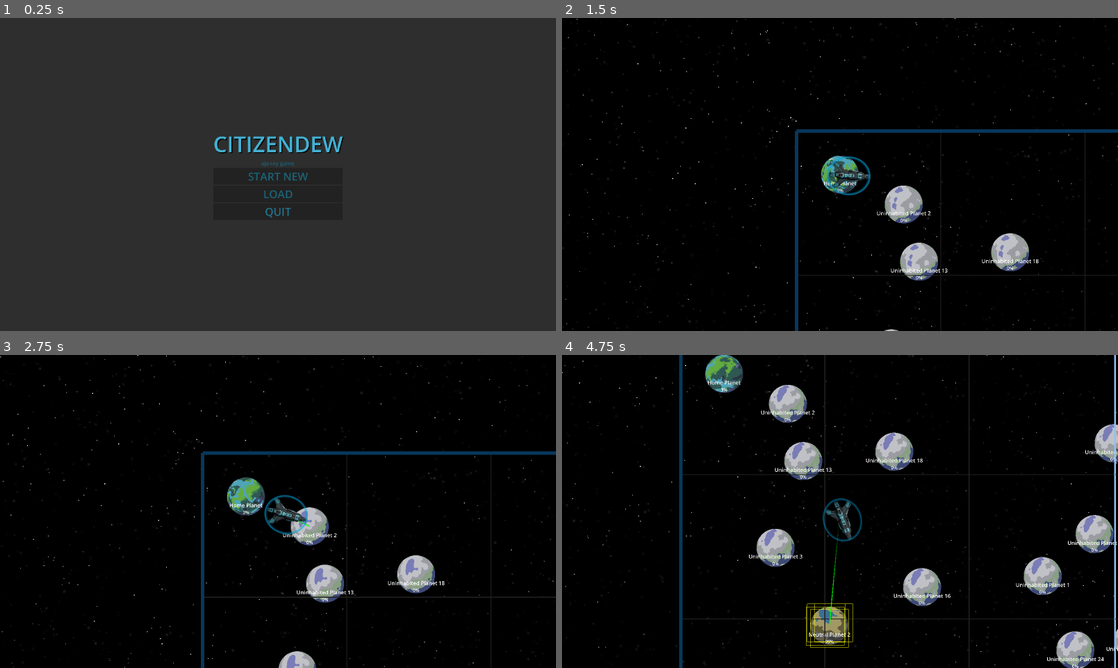
Above: before the commit, frames 1-4 (two rows, left to right).
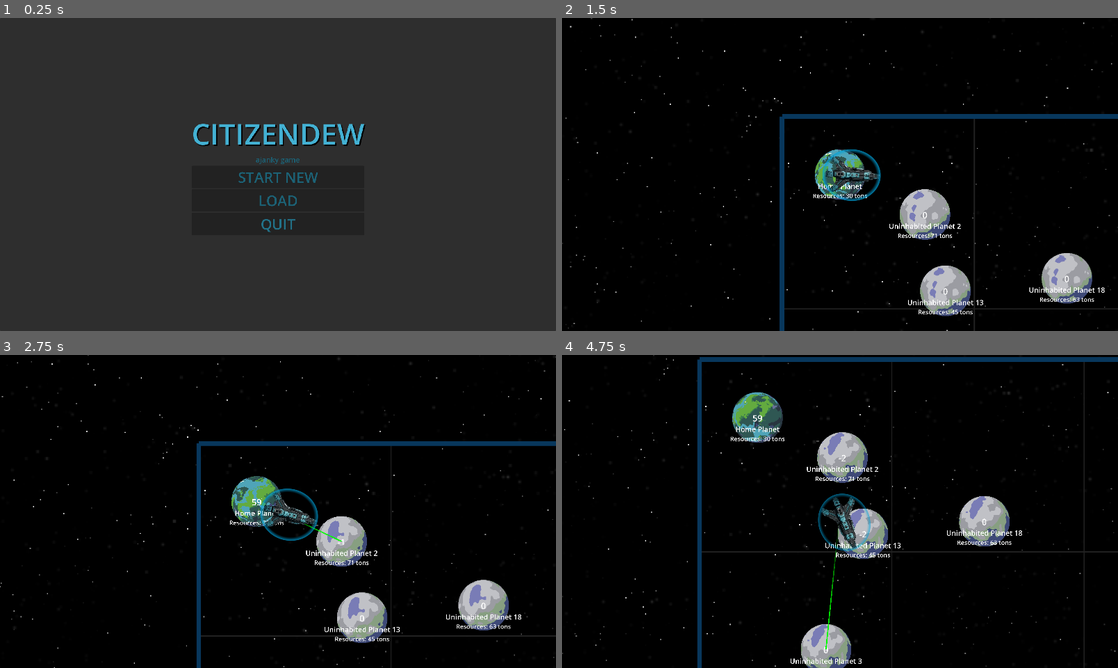
Above: after the commit, the same moments.

Repository: danielfriskey/CitizenDew-Godot4.2
Game: Godot game, scene res://menus/start_menu.tscn
Two runs of this game, one before a commit and one after it. Both use one fixed random seed, a clock stepped at 60 frames per second and the inputs below.
Inputs (mouse positions are in pixels of both pictures, inside the frame that each line leads up to):
- Up to frame 1 (0.25 s): no input
- Up to frame 2 (1.5 s): click "START NEW" at 0.5 s; move the mouse to (840, 174) at 1.27 s; click (840, 174) at 1.35 s
- Up to frame 3 (2.75 s): right-click (278, 511) at 1.55 s; move the mouse to (339, 542) at 2.02 s; right-click (339, 542) at 2.1 s; click (339, 542) at 2.3 s
- Up to frame 4 (4.75 s): move the mouse to (884, 583) at 2.77 s; click (884, 583) at 2.85 s; right-click (884, 583) at 3.05 s; move the mouse to (1090, 646) at 3.52 s; right-click (1090, 646) at 3.6 s; click (1090, 646) at 3.8 s; move the mouse to (834, 661) at 4.27 s; click (834, 661) at 4.35 s; right-click (834, 661) at 4.55 s

The runs differ from the first frame. In frame 1, 2.1% of the frame differs, in the area x 34-66%, y 33-69%; in frame 2, 10%; in frame 3, 11%; in frame 4, 17%, in the area x 0-100%, y 0-100%.

Commit message:
Update
Projectiles!
Small refactors
Improvements
Bug Fixes

Diff:
--- a/project.godot
+++ b/project.godot
@@ -27,8 +27,8 @@
 
 [display]
 
-window/size/viewport_width=2560
-window/size/viewport_height=1440
+window/size/viewport_width=1920
+window/size/viewport_height=1080
 window/stretch/mode="viewport"
 
 [input]
@@ -38,6 +38,11 @@
 "events": [Object(InputEventMouseButton,"resource_local_to_scene":false,"resource_name":"","device":-1,"window_id":0,"a …(253 unchanged characters)…
 ]
 }
+right_click={
+"deadzone": 0.5,
+"events": [Object(InputEventMouseButton,"resource_local_to_scene":false,"resource_name":"","device":-1,"window_id":0,"alt_pressed":false,"shift_pressed":false,"ctrl_pressed":false,"meta_pressed":false,"button_mask":0,"position":Vector2(0, 0),"global_position":Vector2(0, 0),"factor":1.0,"button_index":2,"canceled":false,"pressed":false,"double_click":false,"script":null)
+]
+}
 
 [rendering]
 
--- a/scenes/planet.tscn
+++ b/scenes/planet.tscn
@@ -3181,7 +3181,7 @@
 [sub_resource type="CircleShape2D" id="CircleShape2D_avy5j"]
 radius = 252.0
 
-[node name="planet" type="Node2D" groups=["home_planet", "planets"]]
+[node name="planet" type="Node2D"]
 scale = Vector2(0.25, 0.25)
 script = ExtResource("1_3uxe4")
 
@@ -3220,6 +3220,15 @@
 size_flags_horizontal = 6
 size_flags_vertical = 8
 
+[node name="AlignmentLabel" type="Label" parent="AnimatedSprite2D/Control/HBoxContainer/VBoxContainer"]
+layout_mode = 2
+size_flags_horizontal = 4
+theme_override_colors/font_color = Color(1, 1, 1, 1)
+theme_override_colors/font_outline_color = Color(0, 0, 0, 1)
+theme_override_font_sizes/font_size = 85
+horizontal_alignment = 1
+vertical_alignment = 1
+
 [node name="PlanetNameLabel" type="Label" parent="AnimatedSprite2D/Control/HBoxContainer/VBoxContainer"]
 layout_mode = 2
 size_flags_vertical = 8
@@ -3228,19 +3237,27 @@
 vertical_alignment = 1
 
 [node name="ShieldStrengthLabel" type="Label" parent="AnimatedSprite2D/Control/HBoxContainer/VBoxContainer"]
+visible = false
 layout_mode = 2
 size_flags_vertical = 8
 theme_override_font_sizes/font_size = 60
 horizontal_alignment = 1
 vertical_alignment = 1
 
+[node name="ResourcesLabel" type="Label" parent="AnimatedSprite2D/Control/HBoxContainer/VBoxContainer"]
+layout_mode = 2
+size_flags_vertical = 8
+theme_override_font_sizes/font_size = 60
+horizontal_alignment = 1
+vertical_alignment = 1
+
 [node name="Shields" type="Node2D" parent="AnimatedSprite2D"]
 
-[node name="Area2D" type="Area2D" parent="." groups=["home_planet", "planets"]]
-collision_layer = 2
-
-[node name="CollisionShape2D" type="CollisionShape2D" parent="Area2D"]
+[node name="PlanetBoundary" type="Area2D" parent="."]
+collision_mask = 7
+
+[node name="CollisionShape2D" type="CollisionShape2D" parent="PlanetBoundary"]
 shape = SubResource("CircleShape2D_avy5j")
 
-[connection signal="body_entered" from="Area2D" to="." method="_on_area_2d_body_entered"]
-[connection signal="input_event" from="Area2D" to="." method="_on_area_2d_input_event"]
+[connection signal="area_entered" from="PlanetBoundary" to="." method="_on_planet_boundary_area_entered"]
+[connection signal="input_event" from="PlanetBoundary" to="." method="_on_planet_boundary_input_event"]
--- a/scenes/player_ship.tscn
+++ b/scenes/player_ship.tscn
@@ -41,21 +41,26 @@
 scale = Vector2(0.05, 0.05)
 sprite_frames = SubResource("SpriteFrames_qn721")
 animation = &"idle"
-offset = Vector2(15, -10)
+offset = Vector2(15, -25)
+
+[node name="ShootingPoint" type="Marker2D" parent="AnimatedSprite2D"]
+unique_name_in_owner = true
+position = Vector2(440, -20)
 
 [node name="Area2D" type="Area2D" parent="AnimatedSprite2D"]
-position = Vector2(-100, -10)
+position = Vector2(-100, -20)
 scale = Vector2(1e-05, 1e-05)
 
 [node name="CollisionShape2D" type="CollisionShape2D" parent="AnimatedSprite2D/Area2D"]
 y_sort_enabled = true
-position = Vector2(12, -5)
+position = Vector2(-1.35144, 0)
 rotation = 1.5708
 shape = SubResource("CapsuleShape2D_nloyi")
 
 [node name="Shield" type="Sprite2D" parent="AnimatedSprite2D"]
 z_index = 2
 material = SubResource("ShaderMaterial_nifrq")
+position = Vector2(0, -20)
 scale = Vector2(1.5, 2)
 texture = ExtResource("3_y75s2")
 
--- /dev/null
+++ b/scenes/projectiles/bullet.tscn
@@ -0,0 +1,23 @@
+[gd_scene load_steps=4 format=3 uid="uid://4sh0muw5vtyy"]
+
+[ext_resource type="Script" path="res://scripts/projectiles/bullet.gd" id="1_3h27r"]
+[ext_resource type="Texture2D" uid="uid://dgs8e867n2l4b" path="res://art/projectiles/projectile.png" id="2_63obo"]
+
+[sub_resource type="CircleShape2D" id="CircleShape2D_3m6ir"]
+radius = 16.0312
+
+[node name="Bullet" type="Area2D" groups=["projectiles"]]
+top_level = true
+scale = Vector2(0.1, 0.1)
+collision_layer = 2
+collision_mask = 4
+script = ExtResource("1_3h27r")
+
+[node name="Projectile" type="Sprite2D" parent="."]
+position = Vector2(-11, -1)
+texture = ExtResource("2_63obo")
+
+[node name="CollisionShape2D" type="CollisionShape2D" parent="."]
+shape = SubResource("CircleShape2D_3m6ir")
+
+[connection signal="body_entered" from="." to="." method="_on_body_entered"]
--- a/scenes/space.tscn
+++ b/scenes/space.tscn
@@ -15,6 +15,7 @@
 position = Vector2(50, 50)
 
 [node name="SquareBorders" type="Node2D" parent="."]
+z_index = -1
 script = ExtResource("3_e76b3")
 
 [node name="ParallaxBackground" parent="." instance=ExtResource("6_l56sx")]
--- a/scripts/global.gd
+++ b/scripts/global.gd
@@ -15,7 +15,7 @@
 const SUB_GRID_COLOR = Color(34 / 255.0, 34 / 255.0, 34 / 255.0)  # Dark grey color
 
 # Player configuration
-const PLAYER_SPEED = 100
+const PLAYER_SPEED = 50
 
 # PLANET COUNT
 const NEUTRAL_PLANET_COUNT = 15
--- a/scripts/planet.gd
+++ b/scripts/planet.gd
@@ -1,44 +1,55 @@
 extends Node2D
 
-@onready var area: Area2D = $Area2D
+@onready var PlanetBoundary: Area2D = $PlanetBoundary
 @onready var sprite: AnimatedSprite2D = $AnimatedSprite2D
-@onready var collision_shape: CollisionShape2D = $Area2D/CollisionShape2D
+@onready var collision_shape: CollisionShape2D = $PlanetBoundary/CollisionShape2D
 @onready var shield_drawer: Node2D = $AnimatedSprite2D/Shields
+
+@onready var alignment_label: Label = $AnimatedSprite2D/Control/HBoxContainer/VBoxContainer/AlignmentLabel
+@onready var planetname_label: Label = $AnimatedSprite2D/Control/HBoxContainer/VBoxContainer/PlanetNameLabel
+@onready var shieldstrength_label: Label = $AnimatedSprite2D/Control/HBoxContainer/VBoxContainer/ShieldStrengthLabel
+@onready var resources_label: Label = $AnimatedSprite2D/Control/HBoxContainer/VBoxContainer/ResourcesLabel
 
 @onready var status: String = get_meta("status")
 @onready var planet_name: String = get_meta("name")
 @onready var shield_strength: int = get_meta("shield_strength")
 @onready var shield_color = null
 @onready var number_of_shields = int(shield_strength / 20)
+@onready var resources: int = get_meta("resources")
+@onready var alignment: int = get_meta("alignment")
 
 func _ready():
 	sprite.play()
 	sprite.scale = Vector2(Global.PLANET_SCALE_FACTOR, Global.PLANET_SCALE_FACTOR)
-
 	queue_redraw()
+	update_labels()
 	randomize()
-
+	PlanetBoundary.area_entered.connect(_on_planet_boundary_area_entered)
+	PlanetBoundary.input_event.connect(_on_planet_boundary_input_event)
 	var shape = collision_shape.shape
 	if shape is CircleShape2D:
 		shape.radius = Global.PLANET_SPRITE_SIZE * Global.PLANET_SCALE_FACTOR / 2
 	elif shape is RectangleShape2D:
-		shape.extents = Vector2(Global.PLANET_SPRITE_SIZE * Global.PLANET_SCALE_FACTOR / 2, Global.PLANET_SPRITE_SIZE * Global.PLANET_SCALE_FACTOR / 2)
+		shape.extents = Vector2(Global.PLANET_SPRITE_SIZE * Global.PLANET_SCALE_FACTOR / 2, Global.PLANET_SCALE_FACTOR / 2)
 
-	area.body_entered.connect(_on_area_2d_body_entered)
-	area.input_event.connect(_on_area_2d_input_event)
+func _on_planet_boundary_area_entered(area):
+	if area.is_in_group("projectiles"):
+		area.queue_free()
+		print(planet_name + " took damage!")
+		alignment -= 1
+		update_labels()
 
-	shield_drawer.z_index = 10  # Ensure shield_drawer is drawn on top
-
-func _on_area_2d_body_entered(body):
-	if body.is_in_group("player"):
-		# Handle collision with player
-		pass
-
-func _on_area_2d_input_event(_viewport, event, _shape_idx):
+func _on_planet_boundary_input_event(_viewport, event, _shape_idx):
 	if event is InputEventMouseButton and event.pressed and Input.is_action_just_pressed('left_click'):
 		var player = get_tree().get_root().get_node("Game/Space/PlayerShip")
 		if player:
 			player.move_to_planet(self.global_position, self)
+
+func update_labels():
+	alignment_label.text = str(alignment)
+	planetname_label.text = planet_name
+	shieldstrength_label.text = str(shield_strength) + '%'
+	resources_label.text = 'Resources: ' + str(resources) + ' tons'
 
 func _draw():
 	if status == "friendly":
@@ -64,8 +75,9 @@
 				rect_size = extents * 2
 
 			# Generate a random offset
-			var offset = Vector2(randf_range(-20, 20), randf_range(-20, 20))
-			rect_position += offset
+			if i > 0:
+				var offset = Vector2(randf_range(-20, 20), randf_range(-20, 20))
+				rect_position += offset
 
 			var rect = Rect2(rect_position, rect_size)
 			# Draw the rectangle with the offset
--- a/scripts/player_ship.gd
+++ b/scripts/player_ship.gd
@@ -12,6 +12,7 @@
 var show_line = false
 
 @onready var animated_sprite = $AnimatedSprite2D
+@onready var shooting_point = %ShootingPoint # Reference to ShootingPoint
 
 func _ready():
 	animated_sprite.play("idle")
@@ -33,6 +34,15 @@
 		# Check the length of the line and hide it if the target is reached
 		if position.distance_to(target_position) < arrival_threshold:
 			show_line = false
+
+func shoot():
+	const BULLET = preload("res://scenes/projectiles/bullet.tscn")
+	var new_bullet = BULLET.instantiate()
+	var mouse_position = get_global_mouse_position() # Get mouse position
+	var direction = (mouse_position - shooting_point.global_position).normalized() # Calculate direction
+	new_bullet.global_position = shooting_point.global_position # Set the position of the bullet
+	new_bullet.direction = direction # Set the direction of the bullet
+	get_tree().root.add_child(new_bullet) # Add the bullet to the scene
 
 func _draw():
 	if show_line:
@@ -97,22 +107,25 @@
 		linear_velocity = move_direction * Global.PLAYER_SPEED
 
 func _input(event: InputEvent):
-	if event is InputEventMouseButton and event.pressed and Input.is_action_just_pressed('left_click'):
-		click_position = get_global_mouse_position()
-		var space_state = get_world_2d().direct_space_state
-		var query = PhysicsPointQueryParameters2D.new()
-		query.position = click_position
-		var result = space_state.intersect_point(query)
+	if event is InputEventMouseButton and event.pressed:
+		if Input.is_action_just_pressed('right_click'):
+			shoot()
+		elif Input.is_action_just_pressed('left_click'):
+			click_position = get_global_mouse_position()
+			var space_state = get_world_2d().direct_space_state
+			var query = PhysicsPointQueryParameters2D.new()
+			query.position = click_position
+			var result = space_state.intersect_point(query)
 
-		var clicked_planet = false
-		for collision in result:
-			if collision.collider.is_in_group("planets"):
-				clicked_planet = true
-				move_to_planet(collision.collider.position, collision.collider)
-				break
+			var clicked_planet = false
+			for collision in result:
+				if collision.collider.is_in_group("planets"):
+					clicked_planet = true
+					move_to_planet(collision.collider.position, collision.collider)
+					break
 
-		if not clicked_planet:
-			move_to_position(click_position)
+			if not clicked_planet:
+				move_to_position(click_position)
 
 func _on_body_entered(body: Node):
 	if is_targeted_movement and body == target_planet:
@@ -121,31 +134,16 @@
 
 func print_planet_info(planet: Node2D):
 	if planet:
-		var planet_id = "Unknown"
-		var planet_type = "Unknown"
-		var planet_name = "Unknown"
-		var shield_strength = "Unknown"
-		var population = "Unknown"
-		var resources = "Unknown"
+		#var planet_id = str(planet.get_meta("id"))
+		#var planet_type = planet.get_meta("type")
+		var planet_name = planet.get_meta("name")
+		#var shield_strength = str(planet.get_meta("shield_strength"))
+		var population = str(planet.get_meta("population"))
+		var resources = str(planet.get_meta("resources"))
+		var alignment = str(planet.get_meta("alignment"))
 
-		if planet.has_meta("id"):
-			planet_id = str(planet.get_meta("id"))
-		if planet.has_meta("type"):
-			planet_type = planet.get_meta("type")
-		if planet.has_meta("name"):
-			planet_name = planet.get_meta("name")
-		if planet.has_meta("shield_strength"):
-			shield_strength = str(planet.get_meta("shield_strength"))
-		if planet.has_meta("population"):
-			population = str(planet.get_meta("population"))
-		if planet.has_meta("resources"):
-			resources = str(planet.get_meta("resources"))
-
-		print("Arrived at Planet:")
-		#print("  ID: ", planet_id)
-		#print("  Name: ", planet_name)
-		#print("  Type: ", planet_type)
-		#print("  Shield Strength: ", shield_strength)
+		print('')
+		print("Arrived at " + str(planet_name) + ":")
 		print("  Population: ", population)
 		print("  Resources: ", resources)
-		print('')
+		print("  Alignment: ", alignment)
--- /dev/null
+++ b/scripts/projectiles/bullet.gd
@@ -0,0 +1,23 @@
+extends Area2D
+
+var travelled_distance = 0
+var direction = Vector2()
+
+func _ready():
+	# Set the rotation of the bullet to face the direction it's traveling
+	rotation = direction.angle()
+	body_entered.connect(_on_body_entered)
+
+func _physics_process(delta):
+	const SPEED = 100
+	const RANGE = 150
+	position += direction * SPEED * delta
+	travelled_distance += SPEED * delta
+
+	if travelled_distance > RANGE:
+		queue_free()
+
+func _on_body_entered(body):
+	print("Bullet hit something")
+	print(body.name)
+	queue_free()
--- a/scripts/save_data.gd
+++ b/scripts/save_data.gd
@@ -24,7 +24,8 @@
 				"y": planet["position"].y,
 				"shield_strength": planet.get("shield_strength", 0),
 				"population": planet.get("population", 0),
-				"resources": planet.get("resources", 0)
+				"resources": planet.get("resources", 0),
+				"alignment": planet.get("alignment", 0)
 			}
 		)
 	file.store_string(JSON.stringify(save_data, "\t"))
@@ -48,7 +49,8 @@
 							"position": Vector2(planet["x"], planet["y"]),
 							"shield_strength": planet["shield_strength"],
 							"population": planet["population"],
-							"resources": planet["resources"]
+							"resources": planet["resources"],
+							"alignment": planet["alignment"]
 						}
 					)
 			if save_data.has("player_position"):
--- a/scripts/space.gd
+++ b/scripts/space.gd
@@ -87,6 +87,8 @@
 
 func create_or_load_planet(spawn_pos: Vector2, status: String, planet_name: String, home: bool, planet_data: Dictionary = {}):
 	var planet_instance = planet_scene.instantiate()
+
+	# CREATE
 	if planet_data.size() == 0:
 		planet_data = {
 			"id": current_planet_id,
@@ -96,23 +98,32 @@
 			"position": spawn_pos,
 			"shield_strength": 0,
 			"population": 0,
-			"resources": 0
+			"resources": 0,
+			"alignment": 0
 		}
 		match status:
 			"friendly":
 				planet_data["shield_strength"] = randi_range(1, 50)
 				planet_data["population"] = randi_range(1000, 50000)
 				planet_data["resources"] = randi_range(10, 75)
+				planet_data["alignment"] = randi_range(60, 100)
 			"neutral":
 				planet_data["shield_strength"] = randi_range(1, 100)
 				planet_data["population"] = randi_range(1000, 50000)
 				planet_data["resources"] = randi_range(10, 75)
+				planet_data["alignment"] = randi_range(40, 50)
 			"uninhabited":
 				planet_data["resources"] = randi_range(20, 80)
+			"hostile":
+				planet_data["shield_strength"] = randi_range(1, 50)
+				planet_data["population"] = randi_range(1000, 50000)
+				planet_data["resources"] = randi_range(10, 75)
+				planet_data["alignment"] = randi_range(0, 39)
 		planet_data["id"] = current_planet_id
 		current_planet_id += 1
 		planet_positions.append(planet_data)
 
+	# CREATE AND/OR LOAD
 	planet_instance.position = spawn_pos
 	for key in planet_data.keys():
 		planet_instance.set_meta(key, planet_data[key])
@@ -121,5 +132,9 @@
 
 	if planet_instance:
 		planet_instance.get_node("AnimatedSprite2D").set_animation(status)
+		"""
+		planet_instance.get_node("AnimatedSprite2D/Control/HBoxContainer/VBoxContainer/AlignmentLabel").text = str(planet_data["alignment"])
 		planet_instance.get_node("AnimatedSprite2D/Control/HBoxContainer/VBoxContainer/PlanetNameLabel").text = planet_name
 		planet_instance.get_node("AnimatedSprite2D/Control/HBoxContainer/VBoxContainer/ShieldStrengthLabel").text = str(planet_data['shield_strength']) + '%'
+		planet_instance.get_node("AnimatedSprite2D/Control/HBoxContainer/VBoxContainer/ResourcesLabel").text = 'Resources: ' + str(planet_data['resources']) + ' tons'
+		"""
--- a/scripts/start_menu.gd
+++ b/scripts/start_menu.gd
@@ -1,7 +1,7 @@
 extends CanvasLayer
 
 func _on_start_new_pressed():
-	Global.save_data.delete_save()  # Delete the existing save data
+	Global.delete_save_data()
 	Global.load_save_data("create")
 	get_tree().change_scene_to_file("res://scenes/game.tscn")
 
Binary file added: art/projectiles/projectile.png
Not shown, added: art/projectiles/projectile.png.import
